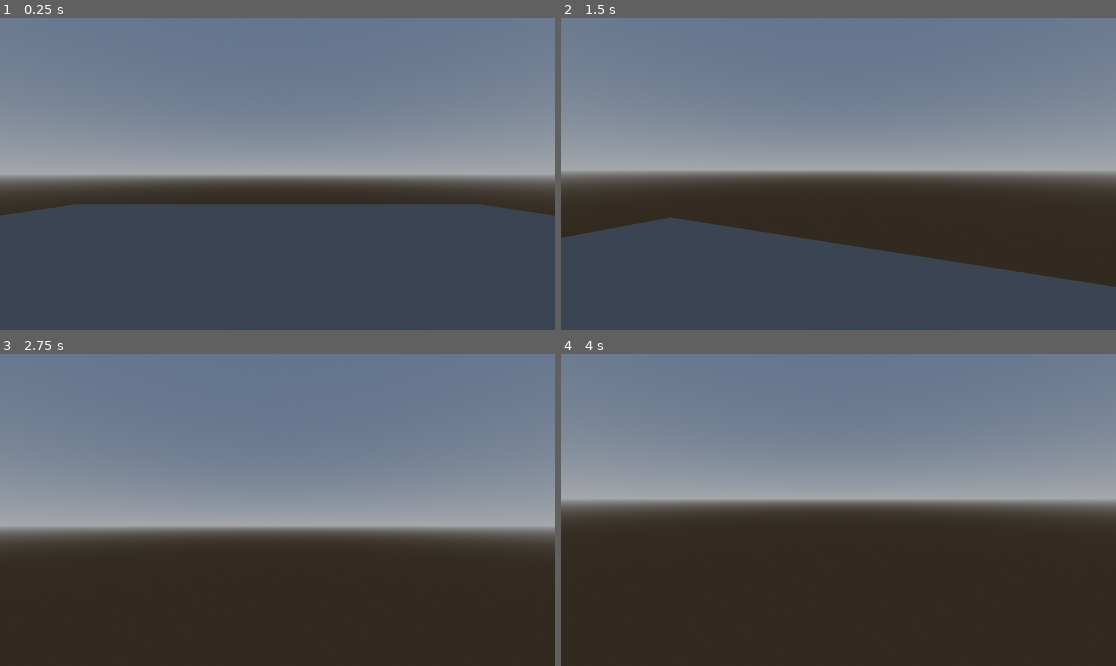
Above: before the commit, frames 1-4 (two rows, left to right).
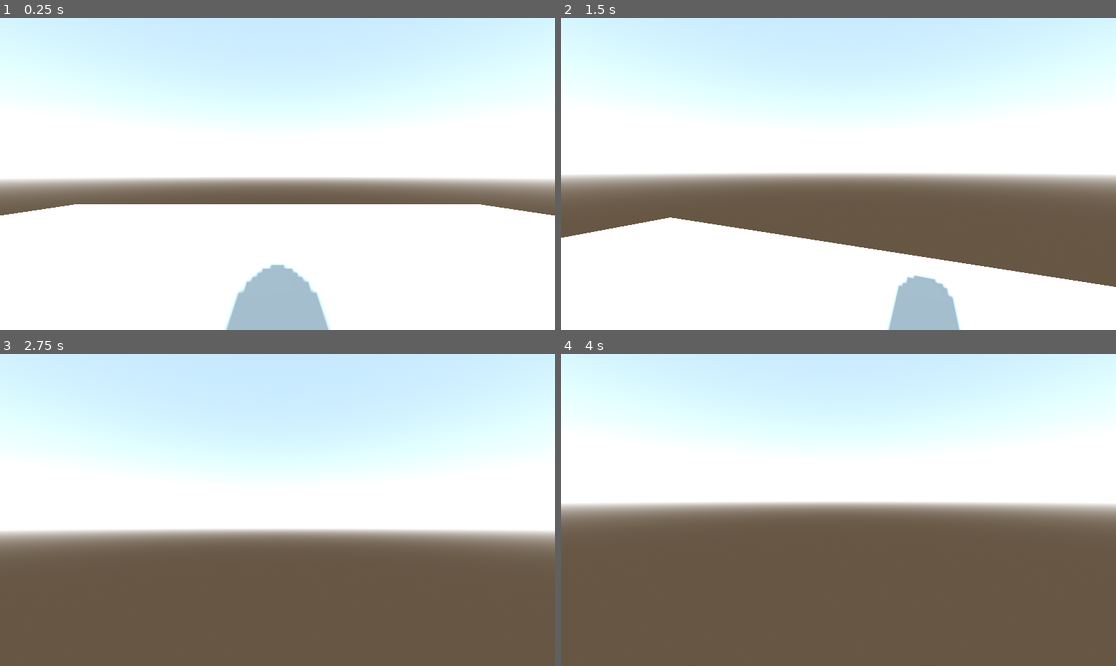
Above: after the commit, the same moments.

Repository: mike20111/Math-Game
Game: Godot game, scene res://test_scene.tscn
Same seed, same stepped clock (60 frames per second), same inputs: the game is played once before the commit and once after it. The project has no main scene, so this scene is started directly.
Inputs (mouse positions are in pixels of both pictures, inside the frame that each line leads up to):
- Up to frame 1 (0.25 s): no input
- Up to frame 2 (1.5 s): tap Enter at 0.5 s; move the mouse to (866, 174) at 0.52 s; hold W (move_forward) from 0.53 s (still down); tap E (interact) at 0.6, 1.35 s; tap Space (jump) at 0.77 s; move the mouse to (810, 174) at 1.27 s
- Up to frame 3 (2.75 s): keep holding W (move_forward); tap Space (jump) at 1.52 s; move the mouse to (288, 503) at 2.02 s; tap E (interact) at 2.1 s
- Up to frame 4 (4 s): keep holding W (move_forward); tap Space (jump) at 2.75, 3.02, 3.77 s; move the mouse to (832, 516) at 2.77 s; tap E (interact) at 2.85, 3.6 s; tap Enter at 3.5 s; move the mouse to (877, 513) at 3.52 s

The runs differ from the first frame. In frame 1, 100% of the frame differs, in the area x 0-100%, y 0-100%; in frame 2, 100%; in frame 3, 100%; in frame 4, 100%.

Commit message:
Changed world_environement
Increased Brightness and Added Shadows

Diff:
--- a/world_environment.tscn
+++ b/world_environment.tscn
@@ -7,7 +7,12 @@
 
 [sub_resource type="Environment" id="Environment_f0d52"]
 background_mode = 2
+background_energy_multiplier = 2.0
 sky = SubResource("Sky_o3nq6")
 
 [node name="WorldEnvironment" type="WorldEnvironment"]
 environment = SubResource("Environment_f0d52")
+
+[node name="DirectionalLight3D" type="DirectionalLight3D" parent="."]
+transform = Transform3D(1, 0, 0, 0, 0.866025, 0.5, 0, -0.5, 0.866025, 0, 0, 0)
+shadow_enabled = true
